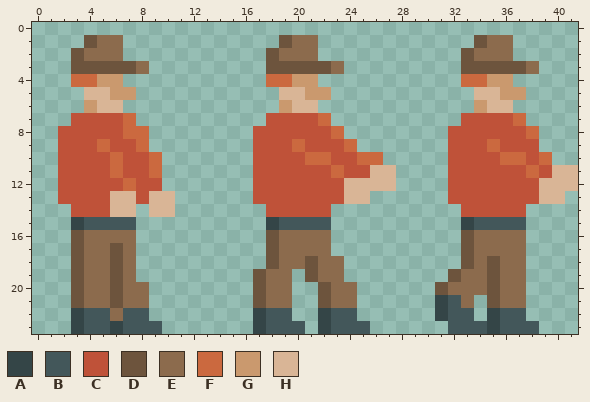
Edited in one commit: pixel-art sprite (resources/animations/surveyor_push_r.png). The first picture shows the starting point.
The file is 42x24 pixels.
Palette (. is transparent): A #344547  B #43575a  C #bf5239  D #6d543d  E #8c6b4d  F #cb693f  G #ca996e  H #d9b596
Pixels before, first column x 2:
 1 ..DEE............DEE............DEE.....
 2 .DEEE...........DEEE...........DEEE.....
 3 .DDDDDE.........DDDDDE.........DDDDDE...
 4 .FFGG...........FFGG...........FFGG.....
 5 ..HHGG...........HHGG...........HHGG....
 6 ..GHH............GHH............GHH.....
 7 .CCCCF..........CCCCF..........CCCCF....
 8 CCCCCFF........CCCCCCF........CCCCCCF...
 9 CCCFCCF........CCCFCCCF.......CCCFCCC...
10 CCCCFCCF.......CCCCFFCCFF.....CCCCFFCF..
11 CCCCFCCF.......CCCCCCFCCHH....CCCCCCFCHH
12 CCCCCFCC.......CCCCCCCHHHH....CCCCCCCHHH
13 CCCCHHCHH......CCCCCCCHH......CCCCCCCHH.
14 .CCCHH.HH.......CCCCC..........CCCCC....
15 .ABBBB..........ABBBB..........ABBBB....
16 .DEEEE..........DEEEE..........DEEEE....
17 .DEEDE..........DEEEE..........DEEEE....
18 .DEEDE..........DEEDEE.........DEDEE....
19 .DEEDE.........DEE.DEE........DEEDEE....
20 .DEEDEE........DEE..DEE......DEEEDEE....
21 .DEEDEE........DEE..DEE......ABE.DEE....
22 .ABBEBB........ABB..ABB......ABB.ABB....
23 .ABBABBB.......ABBB.ABBB......BBBABBB...
The same view after the edit:
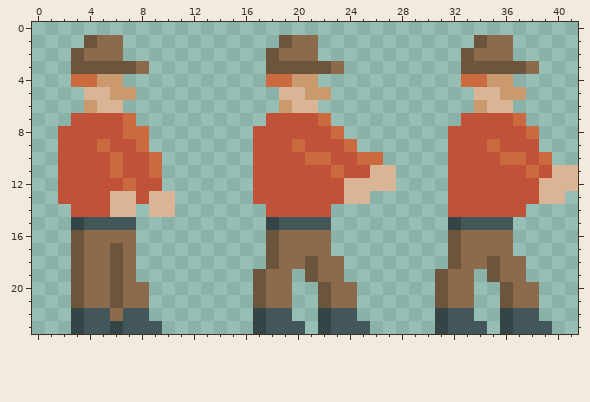
Difference:
y 14: x 32 . -> C
y 15: x 32..33 .A -> AB; x 37 B -> .
y 16..17: x 32..33 .D -> DE; x 37 E -> .
y 18: x 32..33 .D -> DE
y 19: x 31..32 .D -> DE; x 34 E -> .
y 20: x 34..36 EDE -> ..D; x 38 . -> E
y 21: x 31..32 AB -> DE; x 35..36 DE -> .D; x 38 . -> E
y 22: x 35..36 AB -> .A; x 38 . -> B
y 23: x 31 . -> A; x 35..36 AB -> .A; x 39 . -> B
